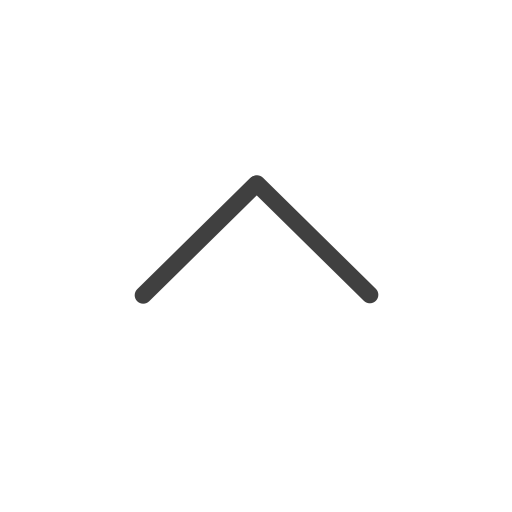
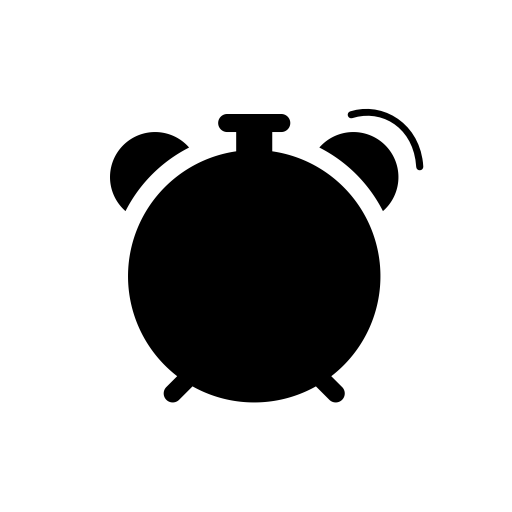
Two versions of the same layered image (512x512). Layer-by-layer changes:
showed group "Clock" (4 layers) over 110, 108, 424, 403
painted on "BG" over 110, 108, 424, 403
hid "Paint Layer 1" over 128, 128, 384, 320
